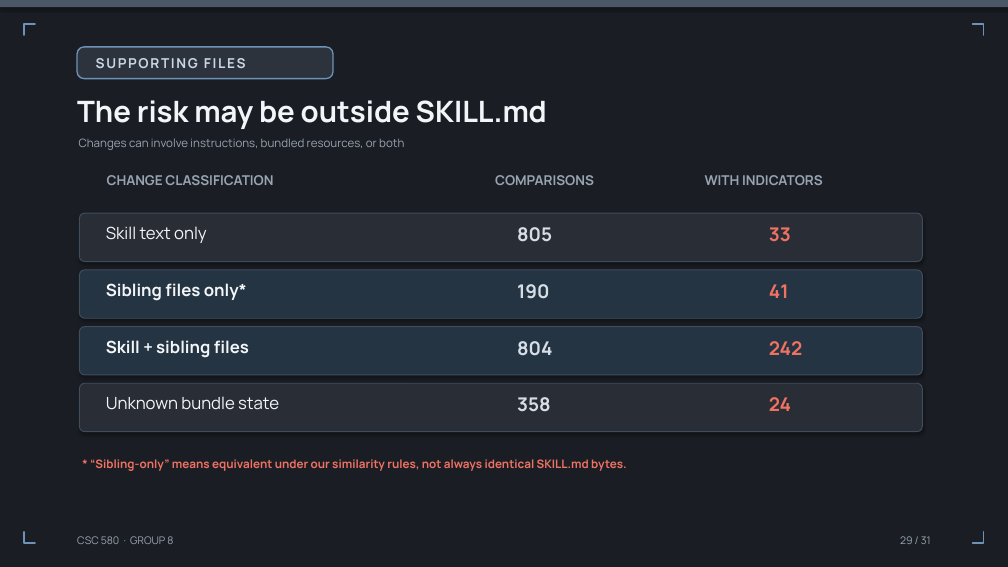
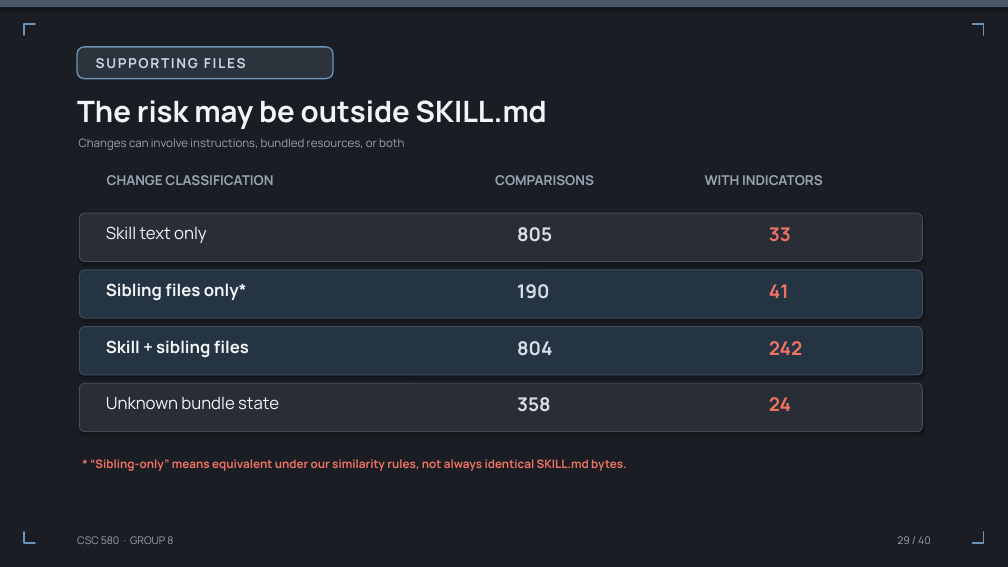
Before and after one commit to umdnp/csc580-project8, a slide deck: slide 29 of docs/group8_final_presentation.pptx. Drawn at 1008x567 pixels with LibreOffice and Linux fonts; fonts in the diff are those of the drawing; background and template pictures are left out. Boxes give left, top, right and bottom in pixels: in the first picture for what was removed or moved away, otherwise in the second. Text is boxed around its words. In the diff, an @@ line names an element or a change of style, - is before the commit and + after.

```diff
--- a/docs/group8_final_presentation.pptx
+++ b/docs/group8_final_presentation.pptx
@@ text at (x1=897, y1=536, x2=931, y2=544): text changed @@
-29 / 31
+29 / 40
```
Also in this commit, not shown: 29 other slides changed, 9 slides added.
